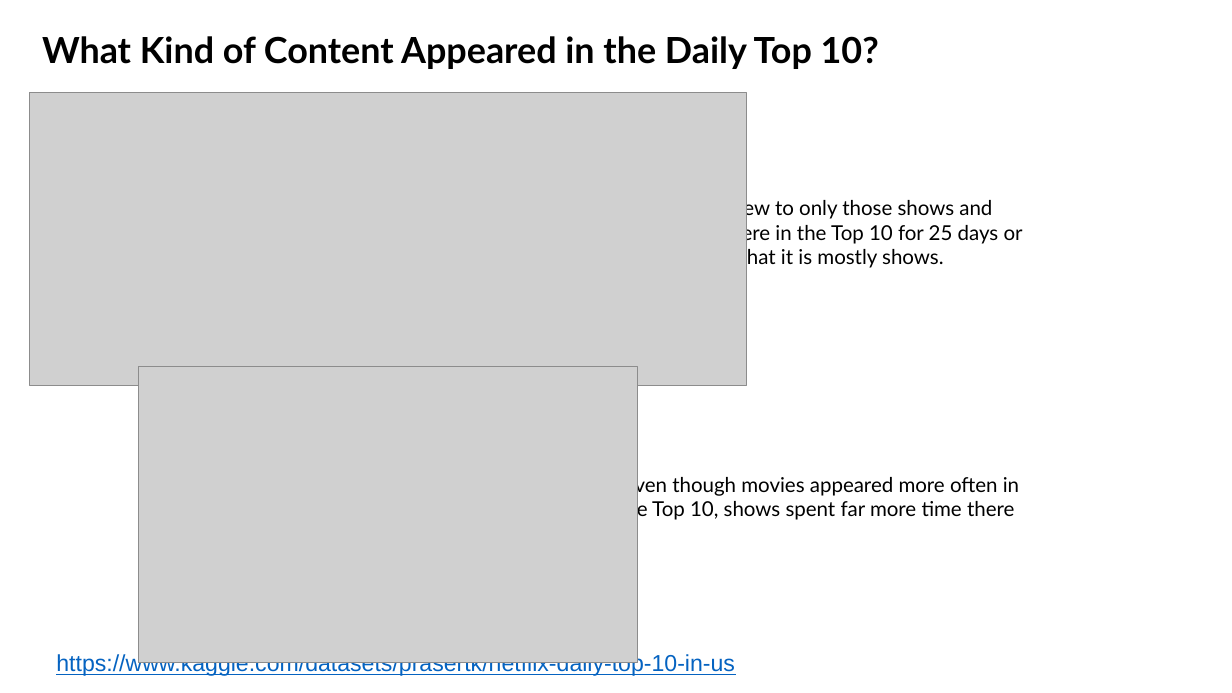
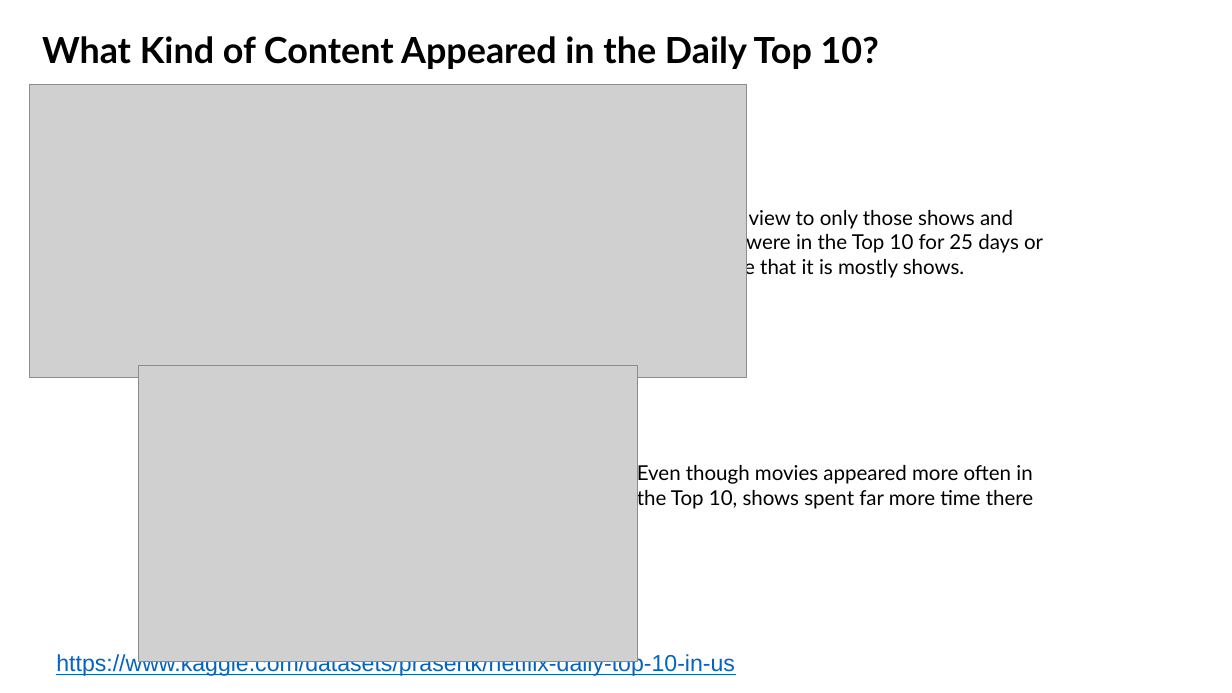
Before and after one commit to Costilrt/The-First-Project, a slide deck: slide 18 of TeamProjectPPT_updated.pptx. Drawn at 1232x693 pixels with LibreOffice and Linux fonts; fonts in the diff are those of the drawing; grey boxes stand for pictures; background and template pictures are left out. Boxes give left, top, right and bottom in pixels: in the first picture for what was removed or moved away, otherwise in the second. Text is boxed around its words. In the diff, an @@ line names an element or a change of style, - is before the commit and + after.

```diff
--- a/TeamProjectPPT_updated.pptx
+++ b/TeamProjectPPT_updated.pptx
@@ picture: place and size @@
-picture at [30,92,746,385]
+picture at [30,84,746,377]
@@ text "Limiting our view to only ..." rewrapped from [726,197,1023,270] to [724,210,1043,279] @@
@@ text "Even though movies appeared more ..." rewrapped from [618,474,1019,521] to [637,462,1033,510] @@
```
Also in this commit, not shown: 5 other slides changed, 1 slide added, 3 other files.
